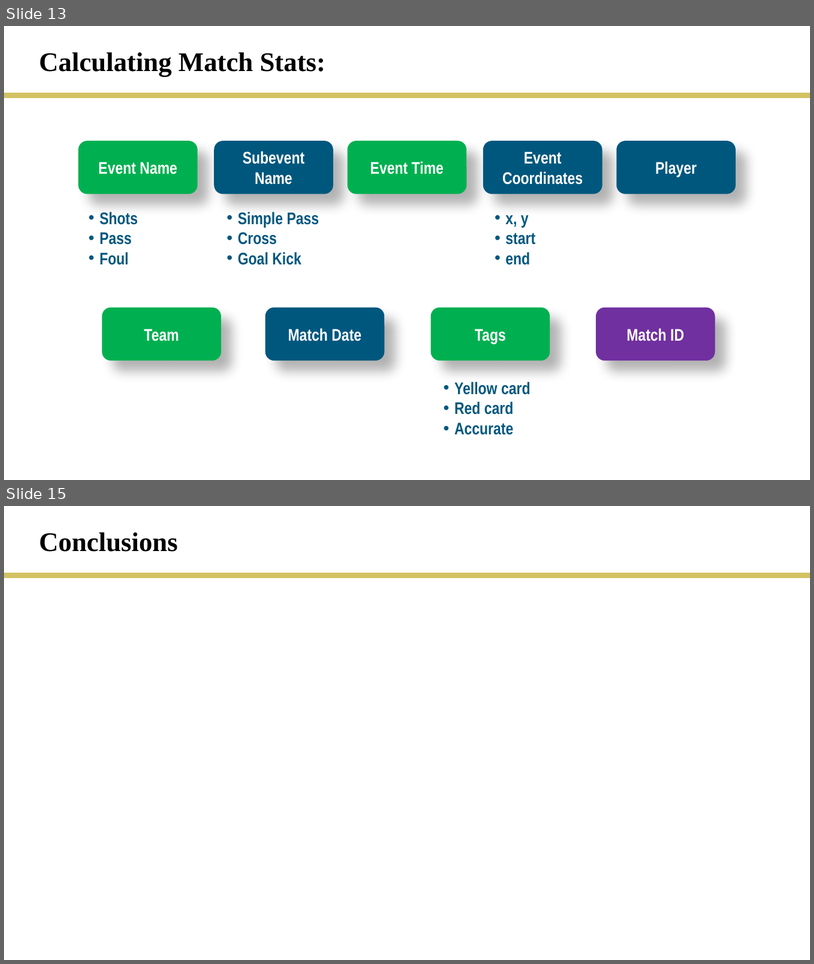
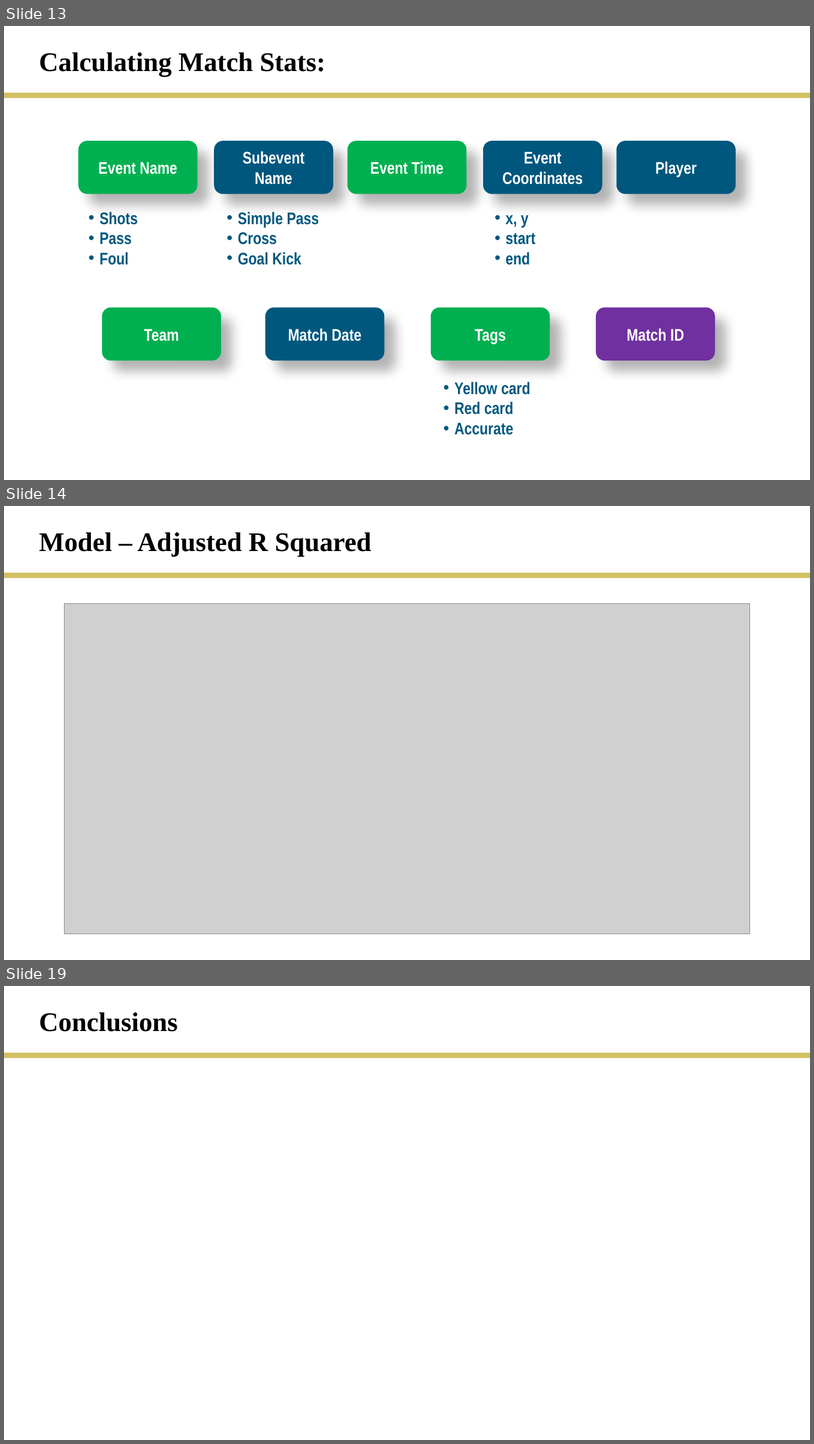
Before and after one commit to rmesina/T2_Codes-R-Us, a slide deck: final_project/T2_final_project.pptx. Shown one above the other, each under a label of ours: slides 13 and 15 before the commit, slides 13, 14 and 19 after it; the slides between them are not shown. The pictures are 814x964 and 814x1444 pixels, drawn with LibreOffice and Linux fonts; fonts in the diff are those of the drawing; grey boxes stand for pictures. Boxes give left, top, right and bottom in pixels: in the first picture for what was removed or moved away, otherwise in the second. Text is boxed around its words. In the diff, an @@ line names an element or a change of style, - is before the commit and + after.

```diff
--- a/final_project/T2_final_project.pptx
+++ b/final_project/T2_final_project.pptx
@@ slide 14 added at [4,506,810,960], background #FFFFFF @@
@@ text added at [39,532,372,556], 32 pt, text #000000, bold @@
+Model – Adjusted R Squared
@@ line added from (4, 576) to (810, 576), #D2C264 6 pt @@
@@ picture added at [65,603,750,934] @@
@@ what was slide 15 is now slide 19 @@
```
Also in this commit, not shown: 1 slide changed, 4 other slides added, 1 slide removed, 4 other files.
